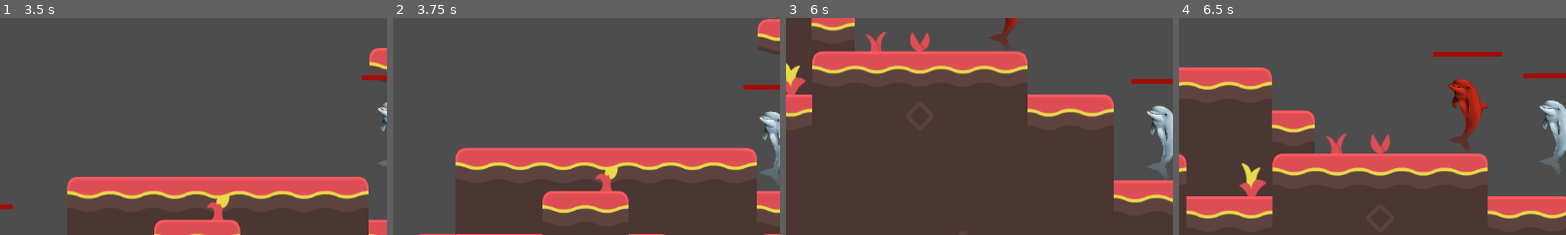
Above: before the commit, frames 1-4 (left to right).
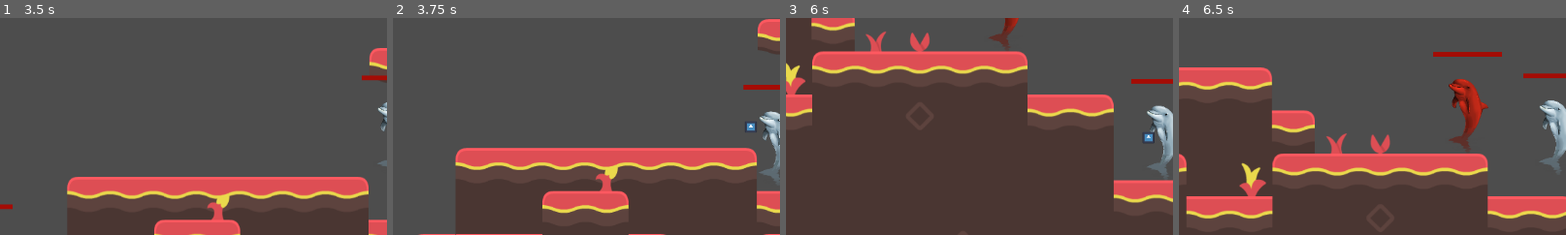
Above: after the commit, the same moments.

Repository: A-vd-E/Eget-spel
Game: Godot game, scene res://scenes/main.tscn
The game is run twice, just before and just after one commit, with the same random seed, the same clock (stepped at 60 frames per second) and the same inputs. The engine's default icon, where the game draws it, is replaced by a stand-in: a white triangle on a blue panel in a dark square.
Inputs (mouse positions are % of the whole screen's width and height, from its top left):
- Up to frame 1 (3.5 s): click (4, 13) at 0.52 s; type "12" at 0.6 s; click "Host" at 1.25 s; hold D (right) from 2.03 s (still down); tap C (dash) at 2.1 s; tap Space (jump) at 2.27, 3.02 s; tap X (melee_attack) at 2.85 s
- Up to frame 2 (3.75 s): release D (right) at 3.53 s; hold A (left) from 3.53 s (still down); tap F (ranged_attack) at 3.6 s
- Up to frame 3 (6 s): release A (left) at 4.28 s; hold D (right) 4.28-5.78 s; tap C (dash) at 4.35 s; tap Space (jump) at 4.52, 5.27 s; tap X (melee_attack) at 5.1 s; hold A (left) from 5.78 s (still down); tap F (ranged_attack) at 5.85 s
- Up to frame 4 (6.5 s): keep holding A (left); tap Space (jump) at 6.02 s
The pictures show only the part of the screen within x 0-50%, y 23-73%; the shares and areas given below are measured in that part.

Frame 1 is identical in both runs. In frame 2, 0.1% of the frame differs, in the area x 90-94%, y 47-53%; in frame 3, 0.1%, in the area x 92-96%, y 52-58%; in frame 4, nothing differs.

Commit message:
Add temporary sprite to projectile. It is a bit funky though, because you can see it spawn before it corrects its position

Diff:
--- a/scenes/projectile_hitbox.tscn
+++ b/scenes/projectile_hitbox.tscn
@@ -1,6 +1,7 @@
 [gd_scene format=3 uid="uid://df0mg3qgt5xtb"]
 
 [ext_resource type="Script" uid="uid://dllknt1utxr3t" path="res://scripts/combat/attacking/projectile_hitbox.gd" id="1_k02ly"]
+[ext_resource type="Texture2D" uid="uid://bp2sjhgnpix2x" path="res://icon.svg" id="2_gfcd1"]
 
 [sub_resource type="CircleShape2D" id="CircleShape2D_0vdsg"]
 radius = 11.401754
@@ -18,3 +19,7 @@
 
 [node name="MultiplayerSynchronizer" type="MultiplayerSynchronizer" parent="." unique_id=321609941]
 replication_config = SubResource("SceneReplicationConfig_k02ly")
+
+[node name="Sprite2D" type="Sprite2D" parent="." unique_id=550591151]
+scale = Vector2(0.13671875, 0.13671875)
+texture = ExtResource("2_gfcd1")
